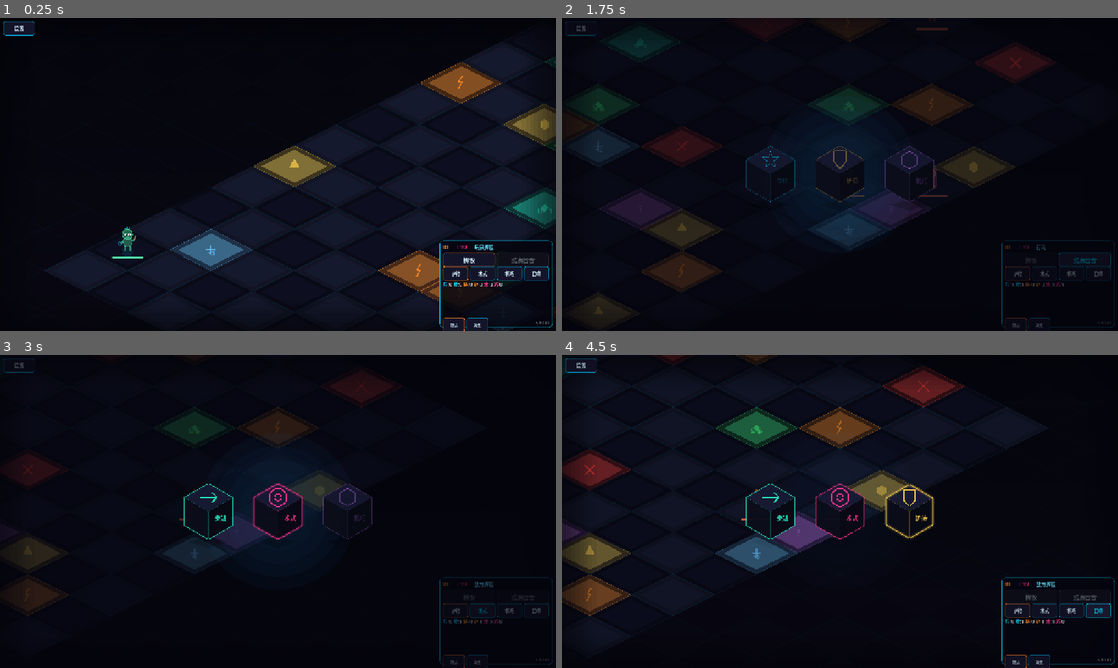
Above: before the commit, frames 1-4 (two rows, left to right).
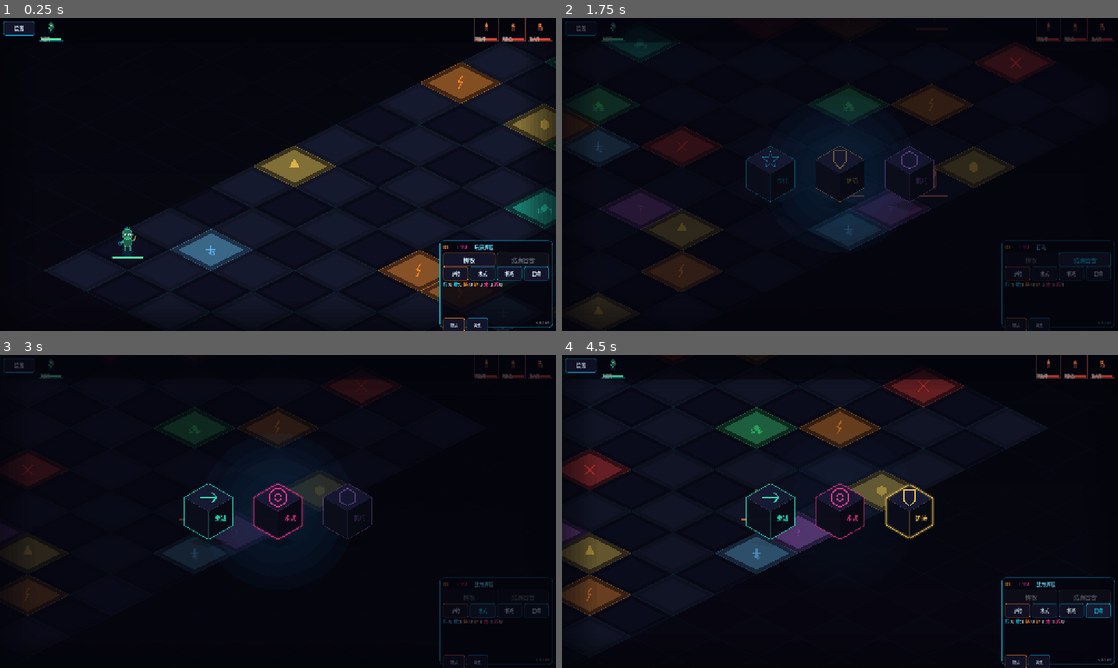
Above: after the commit, the same moments.

Repository: 9G420/CyberTao8
Game: Godot game, scene res://Scenes/Main.tscn
Two runs of this game, one before a commit and one after it. Both use one fixed random seed, a clock stepped at 60 frames per second and the inputs below.
Inputs:
- Up to frame 1 (0.25 s): no input
- Up to frame 2 (1.75 s): click "掷骰" at 0.5 s; click "结束回合" at 1.25 s
- Up to frame 3 (3 s): click "护持" at 2 s; click "术式" at 2.75 s
- Up to frame 4 (4.5 s): click "机巧" at 3.5 s; click "召唤" at 4.25 s

The runs differ from the first frame. In frame 1, 0.3% of the frame differs, in the area x 7-100%, y 0-98%; in frame 2, 0.3%; in frame 3, 0.3%; in frame 4, 0.5%.

Commit message:
feat: v0.1.69 顶部单位头像 HUD
- 新增 UnitPortraitHUD.gd：屏幕顶部横排各方单位头像+HP条+名称
- 玩家单位左排、敌方右排，点击头像切换镜头+选中单位
- 选中高亮+悬停反馈，与BoardView选中状态同步
- 卡牌战斗时自动隐藏，返回棋盘时显示
- units_changed信号驱动自动重建
- 日志三件套已更新

Diff:
--- a/CyberTao_Dice_Beast_Protocol/Project/Scripts/Main.gd
+++ b/CyberTao_Dice_Beast_Protocol/Project/Scripts/Main.gd
@@ -11,6 +11,7 @@
 const DeckViewPanel = preload("res://Scripts/UI/DeckViewPanel.gd")
 const CyberBackground = preload("res://Scripts/UI/CyberBackground.gd")
 const TransitionOverlay = preload("res://Scripts/UI/TransitionOverlay.gd")
+const UnitPortraitHUD = preload("res://Scripts/UI/UnitPortraitHUD.gd")
 
 var _battle_flow: BattleFlowController
 var _card_battle_ctrl: CardBattleController
@@ -26,6 +27,7 @@
 var _dice_anim: DiceRollAnimation
 var _transition: TransitionOverlay
 var _audio: AudioManager
+var _portrait_hud: UnitPortraitHUD
 var _last_attack_damage: int = 0
 var _last_attack_killed: bool = false
 var _floor_clear_pending: bool = false
@@ -59,6 +61,10 @@
 	_board_view = BoardView.new()
 	_board_view.position = Vector2(0, 0)
 	add_child(_board_view)
+
+	# 顶部单位头像 HUD（v0.1.69）
+	_portrait_hud = UnitPortraitHUD.new()
+	add_child(_portrait_hud)
 
 	# 底部右侧操作面板（v0.1.63 紧凑HUD）
 	_dice_panel = DiceDebugPanel.new()
@@ -175,6 +181,11 @@
 	_dice_panel.set_dice_animation(_dice_anim)
 	_dice_panel.test_card_battle_requested.connect(_on_test_card_battle_requested)
 	_dice_panel.deck_view_requested.connect(_on_deck_view_requested)
+	# v0.1.69：顶部单位头像 HUD
+	_portrait_hud.bind_unit_manager(_battle_flow.unit_manager)
+	_portrait_hud.portrait_clicked.connect(_on_portrait_clicked)
+	_board_view.unit_selected.connect(func(uid: String): _portrait_hud.set_selected(uid))
+	_board_view.unit_deselected.connect(func(): _portrait_hud.set_selected(""))
 	# 掷骰音效
 	if _battle_flow.dice_manager and _battle_flow.dice_manager.has_signal("dice_rolled"):
 		_battle_flow.dice_manager.dice_rolled.connect(_on_dice_rolled_sfx)
@@ -299,6 +310,7 @@
 	await _transition.transition_to_battle(enemy_display, is_boss)
 	# 百叶窗合拢后：显示全屏卡牌战斗面板 + 启动战斗
 	_card_battle_panel.visible = true
+	_portrait_hud.visible = false
 	_card_battle_ctrl.start_battle(encounter_id, p_hp, p_max_hp, _battle_flow.current_floor)
 	# 切换为战斗 BGM
 	if is_boss:
@@ -371,6 +383,7 @@
 	await _transition.transition_to_board()
 	# 百叶窗合拢后：隐藏卡牌战斗面板
 	_card_battle_panel.visible = false
+	_portrait_hud.visible = true
 	# 结算遭遇
 	_battle_flow.resolve_encounter(victory, player_hp_remaining)
 	# 反馈飘字
@@ -481,6 +494,7 @@
 	# 调试也走宝可梦式过渡
 	await _transition.transition_to_battle("异常哨兵", false)
 	_card_battle_panel.visible = true
+	_portrait_hud.visible = false
 	_card_battle_ctrl.start_battle("encounter_01", p_hp, p_max_hp, _battle_flow.current_floor)
 	await _transition.reveal()
 
@@ -489,6 +503,24 @@
 		_deck_view_panel.close()
 	else:
 		_deck_view_panel.open()
+
+## v0.1.69：顶部头像 HUD 点击切换镜头
+func _on_portrait_clicked(unit_id: String) -> void:
+	var unit: Dictionary = _battle_flow.unit_manager.get_unit(unit_id)
+	if unit.is_empty():
+		return
+	_audio.play_sfx("click")
+	var cell: Vector2i = unit["cell"]
+	_board_view._drag_offset = Vector2.ZERO
+	_board_view.set_camera_target(cell)
+	# 如果是玩家单位，选中它
+	if String(unit.get("owner", "")) == "player":
+		_board_view.selected_unit_id = unit_id
+		_board_view.highlight_cells = _battle_flow.get_reachable_cells_for(unit_id)
+		_board_view.attack_highlight_cells = _battle_flow.get_attackable_cells_for(unit_id)
+		_board_view.summon_highlight_cells = _board_view._filter_summon_cells(_battle_flow.get_summon_cells_for(unit_id))
+	_portrait_hud.set_selected(unit_id)
+	_board_view.queue_redraw()
 
 ## 掷骰音效回调
 func _on_dice_rolled_sfx(_results: Array[String], _crest_pool: Dictionary) -> void:
--- a/CyberTao_Dice_Beast_Protocol/Project/Scripts/UI/DiceDebugPanel.gd
+++ b/CyberTao_Dice_Beast_Protocol/Project/Scripts/UI/DiceDebugPanel.gd
@@ -253,7 +253,7 @@
 
 	# 版本标记
 	var ver_label := Label.new()
-	ver_label.text = "v0.1.68"
+	ver_label.text = "v0.1.69"
 	ver_label.position = Vector2(200, 182)
 	ver_label.size = Vector2(52, 14)
 	ver_label.horizontal_alignment = HORIZONTAL_ALIGNMENT_RIGHT
--- /dev/null
+++ b/CyberTao_Dice_Beast_Protocol/Project/Scripts/UI/UnitPortraitHUD.gd
@@ -0,0 +1,150 @@
+extends Control
+class_name UnitPortraitHUD
+
+## 顶部单位头像 HUD（v0.1.69）
+## 横排显示各方单位头像 + HP 条 + 名称，点击切换镜头
+## 玩家单位左侧，敌方单位右侧
+
+const PORTRAIT_W: float = 56.0
+const PORTRAIT_H: float = 52.0
+const PORTRAIT_GAP: float = 6.0
+const BAR_Y: float = 46.0
+const BAR_H: float = 4.0
+const PLAYER_START_X: float = 90.0   # 避开左上角设置按钮
+const ENEMY_END_X: float = 1280.0
+const TOP_Y: float = 0.0
+
+var _unit_manager: Node = null
+var _portraits: Array = []  # Array of { id, rect, owner }
+var _selected_id: String = ""
+var _hover_id: String = ""
+
+signal portrait_clicked(unit_id: String)
+
+func _ready() -> void:
+	position = Vector2.ZERO
+	size = Vector2(1280, PORTRAIT_H + 4)
+	mouse_filter = Control.MOUSE_FILTER_PASS
+
+func bind_unit_manager(um: Node) -> void:
+	_unit_manager = um
+	if _unit_manager.has_signal("units_changed"):
+		if not _unit_manager.units_changed.is_connected(_on_units_changed):
+			_unit_manager.units_changed.connect(_on_units_changed)
+	rebuild()
+
+func set_selected(unit_id: String) -> void:
+	if _selected_id != unit_id:
+		_selected_id = unit_id
+		queue_redraw()
+
+func rebuild() -> void:
+	_portraits.clear()
+	if _unit_manager == null:
+		queue_redraw()
+		return
+	var player_ids: Array = []
+	var enemy_ids: Array = []
+	for uid in _unit_manager.units_by_id.keys():
+		var unit: Dictionary = _unit_manager.units_by_id[uid]
+		if String(unit.get("owner", "")) == "player":
+			player_ids.append(String(uid))
+		else:
+			enemy_ids.append(String(uid))
+	# 玩家单位从左排列
+	var px: float = PLAYER_START_X
+	for uid in player_ids:
+		var r: Rect2 = Rect2(px, TOP_Y, PORTRAIT_W, PORTRAIT_H)
+		_portraits.append({"id": uid, "rect": r, "owner": "player"})
+		px += PORTRAIT_W + PORTRAIT_GAP
+	# 敌方单位从右排列
+	var ex: float = ENEMY_END_X - PORTRAIT_W - 8.0
+	for i in range(enemy_ids.size() - 1, -1, -1):
+		var uid: String = enemy_ids[i]
+		var r: Rect2 = Rect2(ex, TOP_Y, PORTRAIT_W, PORTRAIT_H)
+		_portraits.append({"id": uid, "rect": r, "owner": "enemy"})
+		ex -= PORTRAIT_W + PORTRAIT_GAP
+	queue_redraw()
+
+func _on_units_changed() -> void:
+	rebuild()
+
+func _gui_input(event: InputEvent) -> void:
+	if event is InputEventMouseButton and event.pressed and event.button_index == MOUSE_BUTTON_LEFT:
+		var pos: Vector2 = event.position
+		for p in _portraits:
+			if p["rect"].has_point(pos):
+				emit_signal("portrait_clicked", p["id"])
+				return
+	if event is InputEventMouseMotion:
+		var pos: Vector2 = event.position
+		var new_hover: String = ""
+		for p in _portraits:
+			if p["rect"].has_point(pos):
+				new_hover = p["id"]
+				break
+		if new_hover != _hover_id:
+			_hover_id = new_hover
+			queue_redraw()
+
+func _draw() -> void:
+	if _unit_manager == null or _portraits.is_empty():
+		return
+	# 半透明背景条
+	draw_rect(Rect2(0, 0, 1280, PORTRAIT_H + 4), Color(0.01, 0.01, 0.04, 0.55))
+	draw_line(Vector2(0, PORTRAIT_H + 4), Vector2(1280, PORTRAIT_H + 4), Color(0.0, 0.5, 0.7, 0.2), 1.0)
+	var font: Font = get_theme_default_font()
+	for p in _portraits:
+		var uid: String = p["id"]
+		var rect: Rect2 = p["rect"]
+		var unit: Dictionary = _unit_manager.get_unit(uid)
+		if unit.is_empty():
+			continue
+		var is_player: bool = String(unit.get("owner", "")) == "player"
+		var is_selected: bool = uid == _selected_id
+		var is_hover: bool = uid == _hover_id
+		# 背景框
+		var bg_col: Color
+		if is_selected:
+			bg_col = Color(0.0, 0.6, 0.9, 0.25)
+		elif is_hover:
+			bg_col = Color(0.0, 0.5, 0.7, 0.15)
+		else:
+			bg_col = Color(0.02, 0.02, 0.06, 0.4)
+		draw_rect(rect, bg_col)
+		var border_col: Color = CyberStyle.ACCENT_CYAN if is_player else CyberStyle.HP_ENEMY
+		if is_selected:
+			border_col = Color(border_col.r, border_col.g, border_col.b, 0.9)
+		else:
+			border_col = Color(border_col.r, border_col.g, border_col.b, 0.4)
+		draw_rect(rect, border_col, false, 1.0)
+		# 角色迷你头像（缩小版）
+		var char_center: Vector2 = Vector2(rect.position.x + PORTRAIT_W * 0.5, rect.position.y + 22.0)
+		var char_scale: float = 0.45
+		if is_player:
+			UnitRenderer._draw_player_char(self, char_center, char_scale, "", 0.5)
+		else:
+			var display_name: String = String(unit.get("display_name", ""))
+			UnitRenderer._draw_enemy_char(self, char_center, char_scale, display_name, 0.5)
+		# HP 条
+		var hp: int = int(unit.get("hp", 1))
+		var max_hp: int = int(unit.get("max_hp", 1))
+		var hp_ratio: float = float(hp) / float(max_hp) if max_hp > 0 else 1.0
+		var bar_x: float = rect.position.x + 4.0
+		var bar_w: float = PORTRAIT_W - 8.0
+		var bar_y: float = rect.position.y + BAR_Y
+		draw_rect(Rect2(bar_x, bar_y, bar_w, BAR_H), Color(0.1, 0.1, 0.15, 0.8))
+		var hp_col: Color
+		if hp_ratio > 0.6:
+			hp_col = CyberStyle.HP_PLAYER if is_player else Color(0.9, 0.25, 0.2)
+		elif hp_ratio > 0.3:
+			hp_col = Color(0.95, 0.75, 0.15)
+		else:
+			hp_col = Color(1.0, 0.2, 0.15)
+		draw_rect(Rect2(bar_x, bar_y, bar_w * hp_ratio, BAR_H), hp_col)
+		# 名称标签（底部小字）— 只显示缩写
+		var display_name: String = String(unit.get("display_name", "?"))
+		if display_name.length() > 4:
+			display_name = display_name.substr(0, 4)
+		var name_col: Color = CyberStyle.TEXT_SECONDARY if not is_selected else CyberStyle.TEXT_PRIMARY
+		draw_string(font, Vector2(rect.position.x + 2, rect.position.y + PORTRAIT_H - 1), display_name, HORIZONTAL_ALIGNMENT_LEFT, PORTRAIT_W - 4, 8, name_col)
Not shown, changed: CyberTao_Dice_Beast_Protocol/Logs/AI_Employee_Guide_v3.md
Not shown, changed: CyberTao_Dice_Beast_Protocol/Logs/Handoff_Package_latest.md
Not shown, changed: CyberTao_Dice_Beast_Protocol/Logs/Mulerun_Work_Report.md
Not shown, changed: CyberTao_Dice_Beast_Protocol/Logs/changelog_v0.1.md
